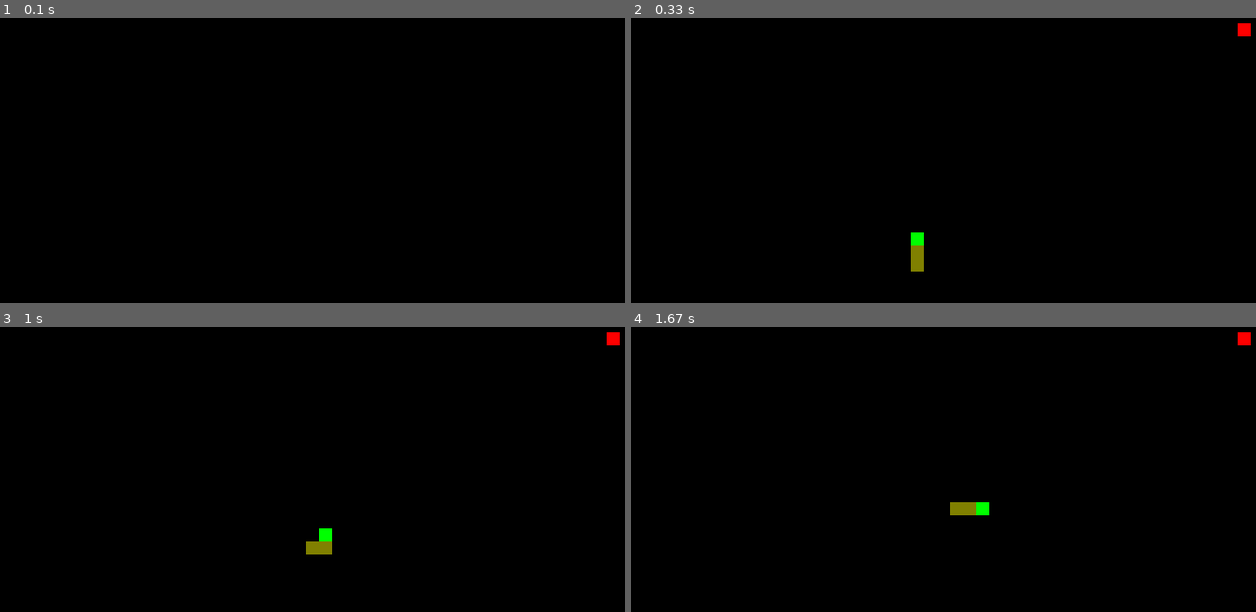
Above: before the commit, frames 1-4 (two rows, left to right).
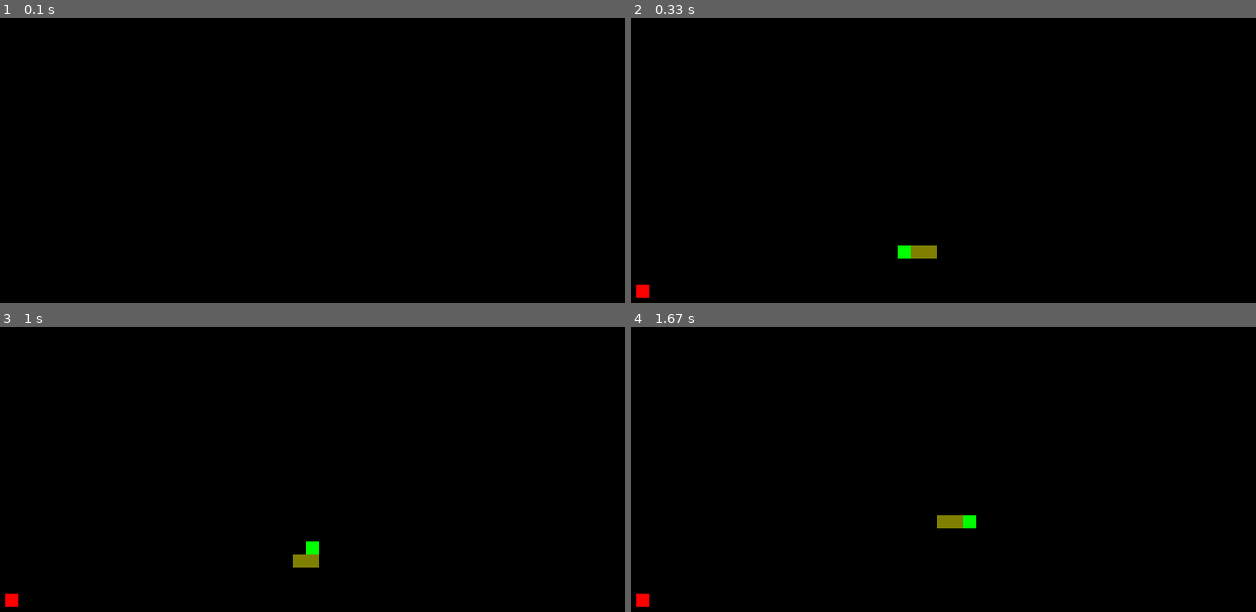
Above: after the commit, the same moments.

Repository: WilfriedDerscanu/AStartPyGame
Game: pygame game, started from main.py
Same seed, same stepped clock (60 frames per second), same inputs: the game is played once before the commit and once after it.
Inputs:
- Up to frame 1 (0.1 s): no input
- Up to frame 2 (0.33 s): no input
- Up to frame 3 (1 s): hold Right 0.33-0.8 s; hold Up from 0.83 s (still down)
- Up to frame 4 (1.67 s): release Up at 1.18 s; hold Right from 1.22 s (still down)

Frame 1 is identical in both runs. In frame 2, 0.6% of the frame differs, in the area x 0-100%, y 1-99%; in frame 3, 0.7%; in frame 4, 0.8%.

Commit message:
Changed from tuple to Position class for better grasp

Diff:
--- a/Board.py
+++ b/Board.py
@@ -10,6 +10,6 @@
 
     def draw_segment(self, position, color):
         pygame.draw.rect(self.screen, color,
-                         pygame.Rect(position[0] * Constants.SEGMENT_SIZE,
-                                     position[1] * Constants.SEGMENT_SIZE,
+                         pygame.Rect(position.y * Constants.SEGMENT_SIZE,
+                                     position.x * Constants.SEGMENT_SIZE,
                                      Constants.SEGMENT_SIZE, Constants.SEGMENT_SIZE))
--- a/Fruit.py
+++ b/Fruit.py
@@ -1,5 +1,6 @@
 import Constants
 import random
+from Position import Position
 
 
 class Fruit:
@@ -12,10 +13,10 @@
     def generate(self):
         is_overlapping = True
         while is_overlapping:
-            position = (random.randint(0, self.board.height - 1), random.randint(0, self.board.width - 1))
+            position = Position(random.randint(0, self.board.width - 1), random.randint(0, self.board.height - 1))
             is_overlapping = False
             for segment in self.snake.segments:
-                if segment.position[0] == position[0] and segment.position[1] == position[0]:
+                if segment.position.x == position.x and segment.position.y == position.y:
                     is_overlapping = True
                     break
             self.position = position
--- /dev/null
+++ b/Position.py
@@ -0,0 +1,4 @@
+class Position:
+    def __init__(self, x, y):
+        self.x = x
+        self.y = y
--- a/Snake.py
+++ b/Snake.py
@@ -1,4 +1,5 @@
 import Constants
+from Position import Position
 
 
 class Segment:
@@ -11,7 +12,7 @@
         self.board.draw_segment(self.position, self.color)
 
     def move(self, direction):
-        self.position = (self.position[0] + direction[0], self.position[1] + direction[1])
+        self.position = Position(self.position.x + direction.x, self.position.y + direction.y)
 
     def follow(self, segment):
         self.position = segment.position
@@ -20,14 +21,14 @@
 class Snake:
     def __init__(self, board):
         self.board = board
-        self.segments = [Segment(board, (board.height // 2, board.width // 2), Constants.HEAD_COLOR),
-                         Segment(board, (board.height // 2, board.width // 2 + 1), Constants.BODY_COLOR),
-                         Segment(board, (board.height // 2, board.width // 2 + 2), Constants.BODY_COLOR)]
+        self.segments = [Segment(board, Position(board.width // 2, board.height // 2), Constants.HEAD_COLOR),
+                         Segment(board, Position(board.width // 2, board.height // 2 + 1), Constants.BODY_COLOR),
+                         Segment(board, Position(board.width // 2, board.height // 2 + 2), Constants.BODY_COLOR)]
 
     def update(self, direction, fruit):
-        if self.segments[0].position[0] + direction[0] == fruit.position[0] \
-                and self.segments[0].position[1] + direction[1] == fruit.position[1]:
-            self.segments.append(Segment(self.board, (self.board.height // 2, self.board.width // 2 + 1),
+        if self.segments[0].position.x + direction.x == fruit.position.x \
+                and self.segments[0].position.y + direction.y == fruit.position.y:
+            self.segments.append(Segment(self.board, Position(self.board.width // 2, self.board.height // 2 + 1),
                                          Constants.BODY_COLOR))
             fruit.generate()
 
--- a/main.py
+++ b/main.py
@@ -6,14 +6,15 @@
 from Board import Board
 from Snake import Snake
 from Fruit import Fruit
+from Position import Position
 
 
 def generate_mat(gen_board, gen_snake, gen_fruit):
     mat = numpy.zeros((gen_board.height, gen_board.width))
     for segment in gen_snake.segments:
-        mat[segment.position[0], segment.position[1]] = -1  # wall
-    mat[gen_snake.segments[0].position[0], gen_snake.segments[0].position[1]] = 1  # start
-    mat[gen_fruit.position[0], gen_fruit.position[1]] = 2  # end
+        mat[segment.position.y, segment.position.x] = -1  # wall
+    mat[gen_snake.segments[0].position.y, gen_snake.segments[0].position.y] = 1  # start
+    mat[gen_fruit.position.y, gen_fruit.position.x] = 2  # end
     return mat
 
 
@@ -29,7 +30,7 @@
 clock = pygame.time.Clock()
 
 running = True
-direction = (0, -1)
+direction = Position(0, -1)
 while running:
     clock.tick(6)
     for event in pygame.event.get():
@@ -37,13 +38,13 @@
             running = False
         elif event.type == pygame.KEYDOWN:
             if event.key == pygame.K_UP:
-                direction = (0, -1)
+                direction = Position(-1, 0)
             elif event.key == pygame.K_DOWN:
-                direction = (0, 1)
+                direction = Position(1, 0)
             elif event.key == pygame.K_LEFT:
-                direction = (-1, 0)
+                direction = Position(0, -1)
             elif event.key == pygame.K_RIGHT:
-                direction = (1, 0)
+                direction = Position(0, 1)
 
     screen.fill((0, 0, 0))
 
@@ -51,6 +52,4 @@
     snake.draw()
     fruit.draw()
 
-    print(generate_mat(board, snake, fruit))
-
     pygame.display.update()
